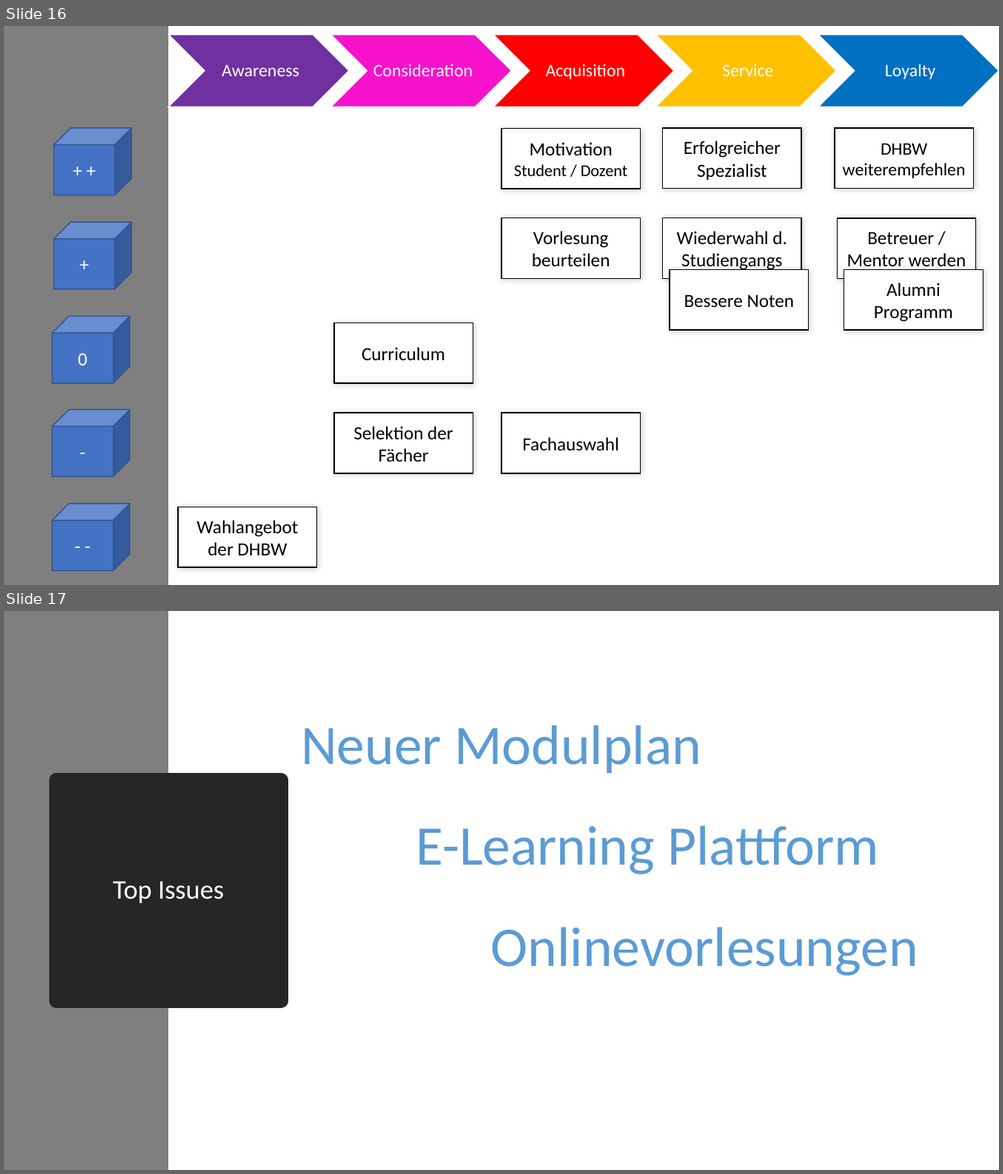
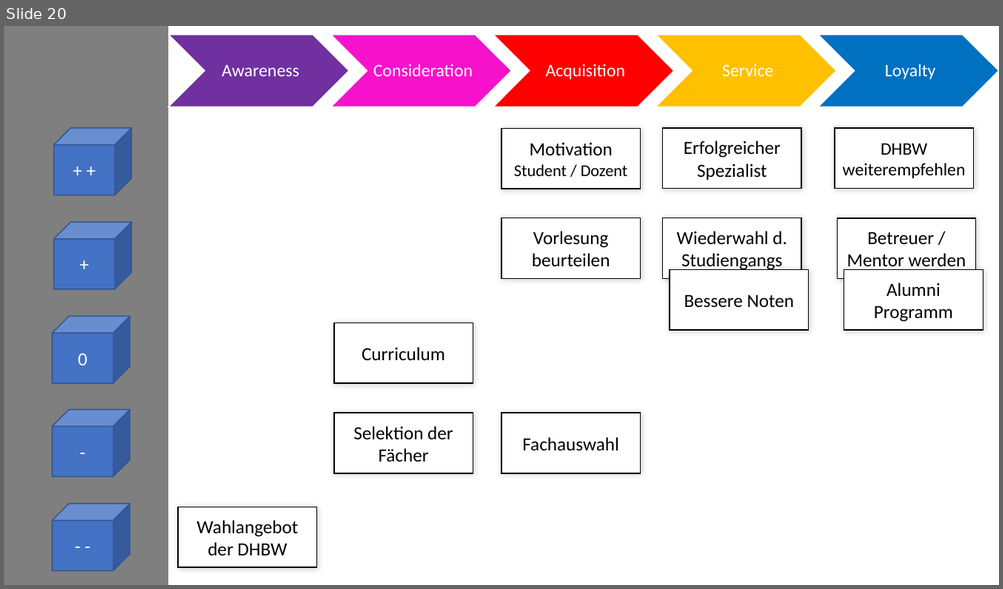
Before and after one commit to KanBen86/personalisierte-Studiengangsgestaltung, a slide deck: Präsentationen/Präsentation 1.pptx. Shown one above the other, each under a label of ours: slides 16 and 17 before the commit, slide 20 after it. The pictures are 1003x1174 and 1003x589 pixels, drawn with LibreOffice and Linux fonts; fonts in the diff are those of the drawing. Boxes give left, top, right and bottom in pixels: in the first picture for what was removed or moved away, otherwise in the second. Text is boxed around its words. In the diff, an @@ line names an element or a change of style, - is before the commit and + after.

```diff
--- a/Präsentationen/Präsentation 1.pptx
+++ b/Präsentationen/Präsentation 1.pptx
@@ slide 17 removed at box(4, 611, 999, 1170), background #FFFFFF @@
@@ rectangle removed at box(4, 611, 168, 1170) @@
@@ text removed at box(301, 725, 701, 773) @@
-Neuer Modulplan
@@ title removed at box(57, 780, 281, 1001) @@
-Top Issues
@@ text removed at box(415, 826, 879, 874) @@
-E-Learning Plattform
@@ text removed at box(491, 927, 918, 976) @@
-Onlinevorlesungen
@@ what was slide 16 is now slide 20 @@
```
Also in this commit, not shown: 1 slide changed, 6 slides added, 1 other slide removed.
